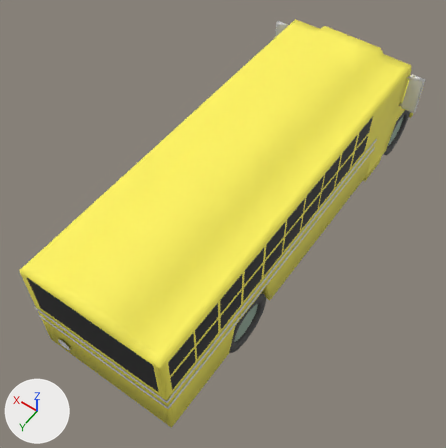
The FBX model working/subahu/bus/bus_school.fbx as it was, and as the next commit left it.
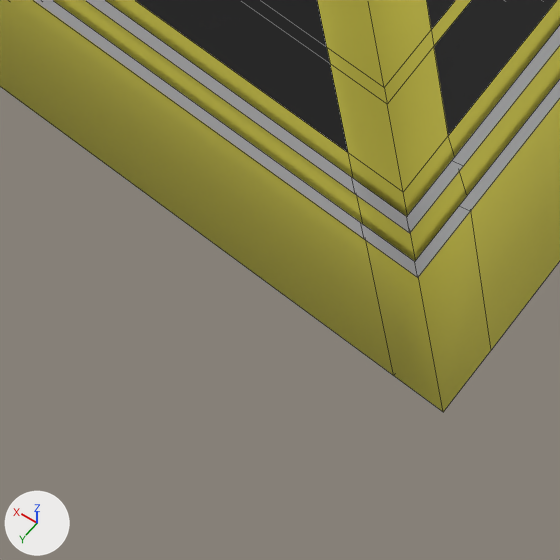
The first picture shows the older version from a 50 mm lens placed at (-2.5, 2.34, 6.56), pointed at (0.13, -1.35, 0.76). The close-ups show both versions on the part from 25% to 42% of the width and 83% to 100% of the height of that picture; other places that the commit changed are outside them. Every picture has the same lights, and +X, +Y and +Z are marked at lower left. The close-ups show mesh edges as thin lines. Where no turn or scale is listed for an object, it has been applied to the vertices.

In view in the first close-up: 'bus', 'plasticGuard', 'windows'.
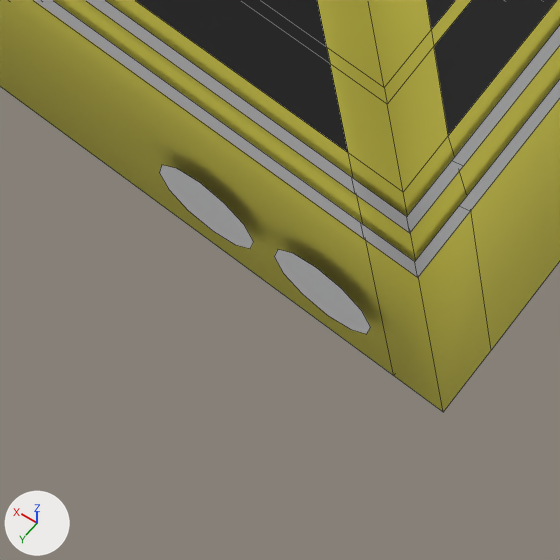
Boxes (x1, y1, x2, y2) around the edits, measured in the close-ups (560 x 560 px):
'headLight.002', added
    after: (274, 250, 371, 334)
'headLight.003', added
    after: (159, 165, 254, 249)

The change in detail:
Object 'headLight.003' (ob_headlight_003) is new; it shows a copy of the mesh of ob_headlight.
Its location is (-0.464, 0.886, 0.748).
Object 'headLight.002' (ob_headlight_002) is new; it shows a copy of the mesh of ob_headlight.
Its location is (-0.662, 0.886, 0.748).
